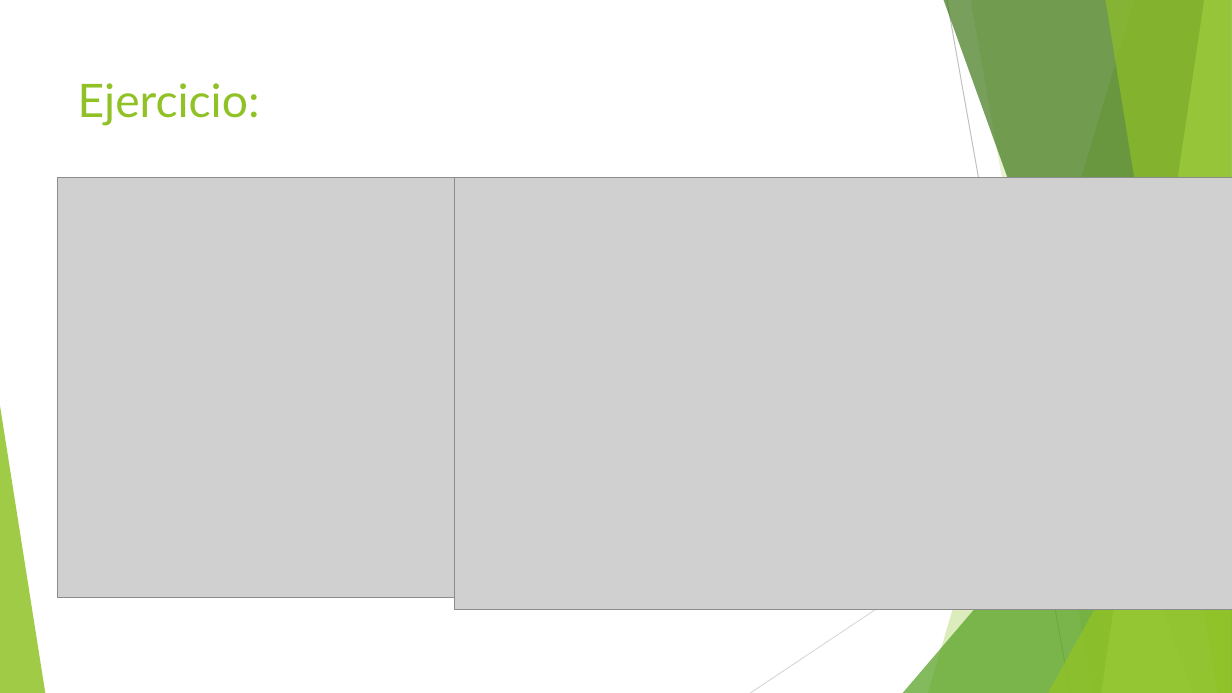
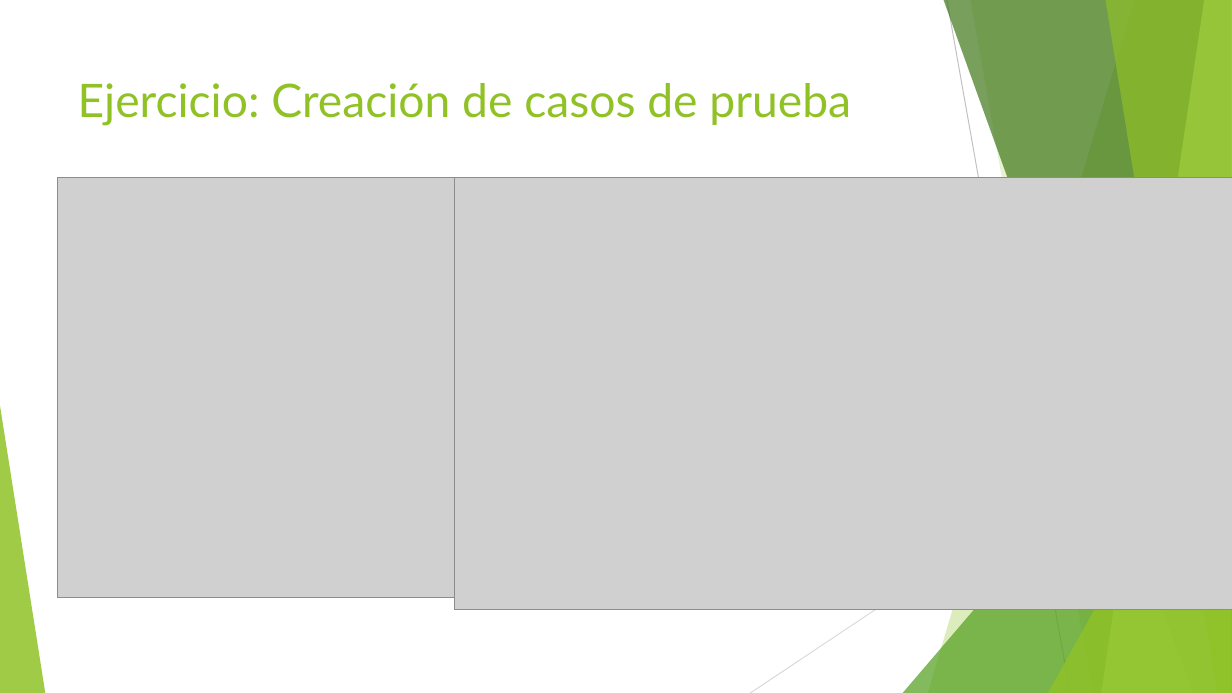
Before and after one commit to jomarnavarro/intro_automation, a slide deck: slide 10 of presentaciones/Selenium, session 1.pptx (slide 9 before the commit). Drawn at 1232x693 pixels with LibreOffice and Linux fonts; fonts in the diff are those of the drawing; grey boxes stand for pictures. Boxes give left, top, right and bottom in pixels: in the first picture for what was removed or moved away, otherwise in the second. Text is boxed around its words. In the diff, an @@ line names an element or a change of style, - is before the commit and + after.

```diff
--- a/presentaciones/Selenium, session 1.pptx
+++ b/presentaciones/Selenium, session 1.pptx
@@ title at box(78, 83, 851, 125): text changed @@
-Ejercicio:
+Ejercicio: Creación de casos de prueba
```
Also in this commit, not shown: 7 other slides changed, 3 slides added, 2 slides removed.
